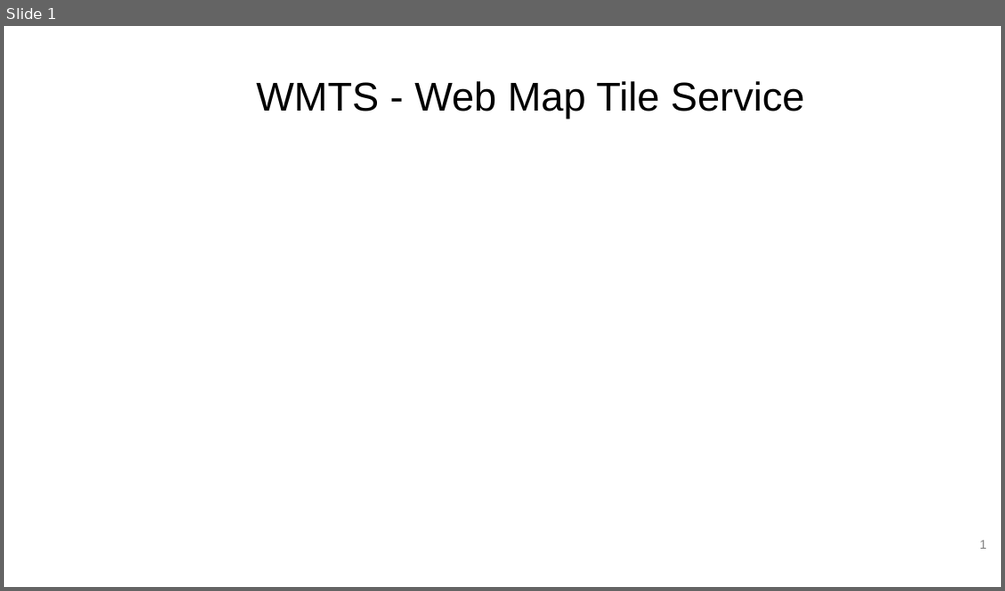
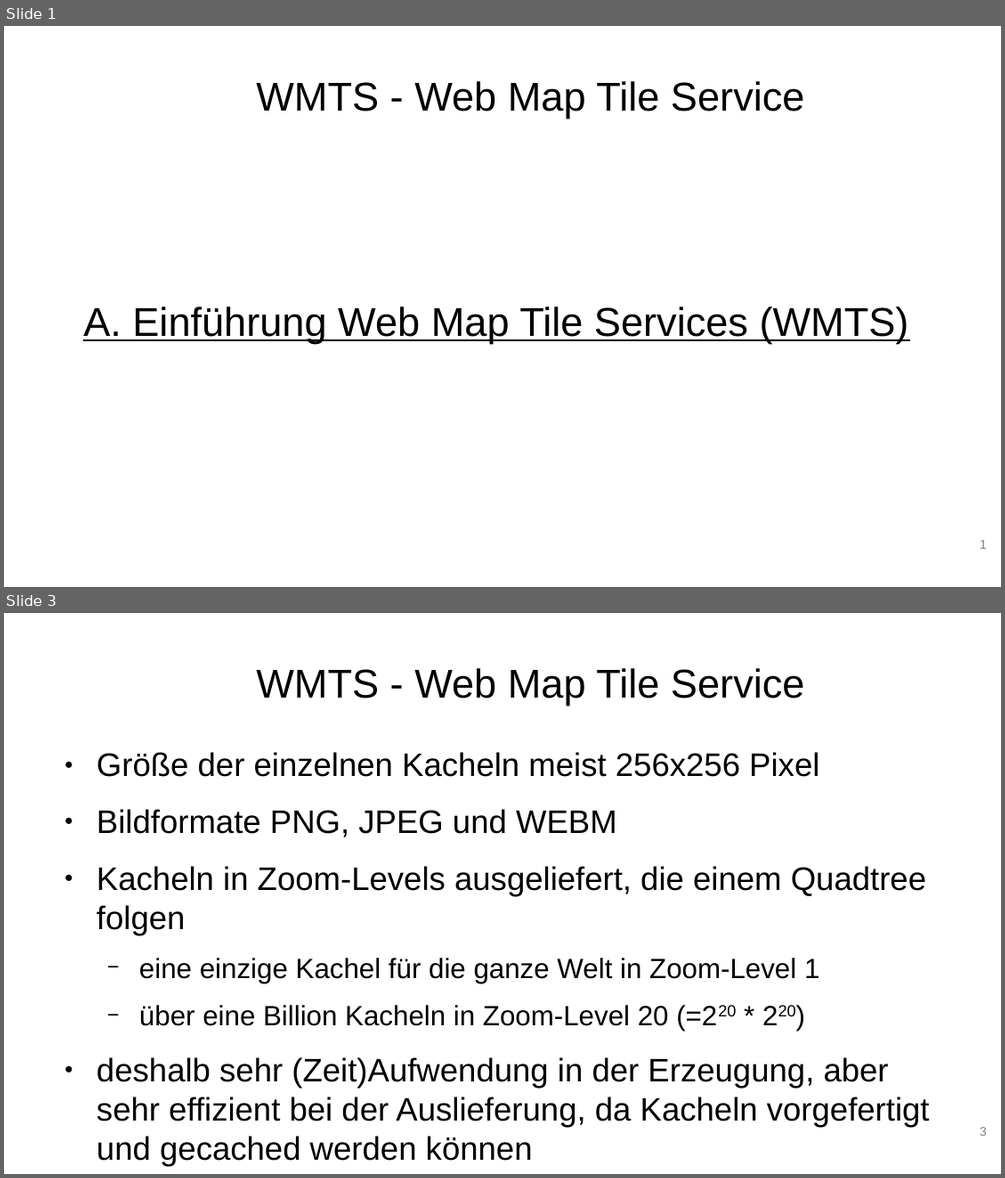
Before and after one commit to webmapping-oer/wmts, a slide deck: material/slides.odp. Shown one above the other, each under a label of ours: slide 1 before the commit, slides 1 and 3 after it; the slides between them are not shown. The pictures are 1005x591 and 1005x1178 pixels, drawn with LibreOffice and Linux fonts; fonts in the diff are those of the drawing; background and template pictures are left out. Boxes give left, top, right and bottom in pixels: in the first picture for what was removed or moved away, otherwise in the second. Text is boxed around its words. In the diff, an @@ line names an element or a change of style, - is before the commit and + after.

```diff
--- a/material/slides.odp
+++ b/material/slides.odp
@@ slide 3 added at box(4, 613, 1001, 1174), background #FFFFFF @@
@@ title added at box(256, 668, 805, 706), 32 pt, text #000000 @@
+WMTS - Web Map Tile Service
@@ text added at box(97, 752, 930, 1166), 25.9 pt, text #000000 @@
+● Größe der einzelnen Kacheln meist 256x256 Pixel
+● Bildformate PNG, JPEG und WEBM
+● Kacheln in Zoom-Levels ausgeliefert, die einem Quadtree folgen
+  − eine einzige Kachel für die ganze Welt in Zoom-Level 1
+  − über eine Billion Kacheln in Zoom-Level 20 (=220 * 220)
+● deshalb sehr (Zeit)Aufwendung in der Erzeugung, aber sehr effizient bei der Auslieferung, da Kacheln vorgefertigt und gecached werden können
@@ page number added at box(979, 1127, 987, 1135), 10 pt, text #808080 @@
+3
@@ slide 1 changed as well @@
@@ subtitle added at box(83, 306, 909, 343), 32 pt, text #000000, underline @@
+A. Einführung Web Map Tile Services (WMTS)
```
Also in this commit, not shown: 3 other slides changed, 3 other slides added, 1 slide removed.
